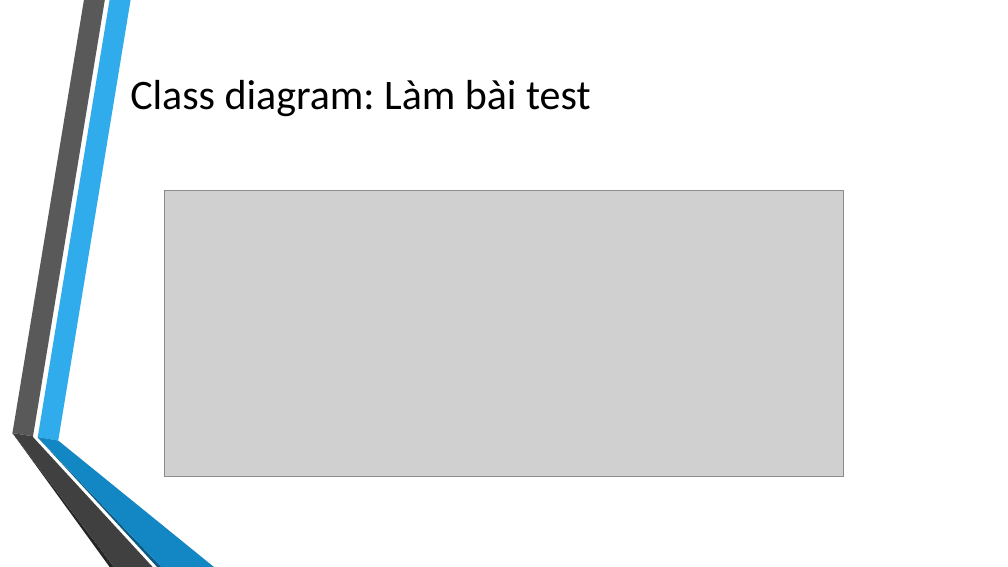
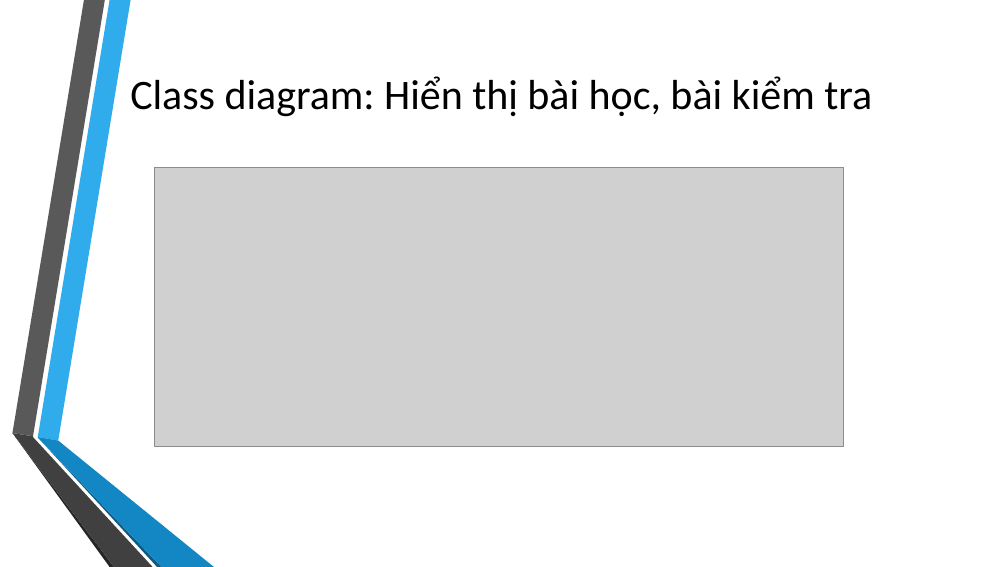
Before and after one commit to takiet60/SoftwareEngineering, a slide deck: slide 27 of CNPM.pptx (slide 23 before the commit). Drawn at 1008x567 pixels with LibreOffice and Linux fonts; fonts in the diff are those of the drawing; grey boxes stand for pictures; background and template pictures are left out. Boxes give left, top, right and bottom in pixels: in the first picture for what was removed or moved away, otherwise in the second. Text is boxed around its words. In the diff, an @@ line names an element or a change of style, - is before the commit and + after.

```diff
--- a/CNPM.pptx
+++ b/CNPM.pptx
@@ title at [130, 76, 872, 117]: text changed @@
-Class diagram: Làm bài test
+Class diagram: Hiển thị bài học, bài kiểm tra
@@ picture: place and size @@
-picture at [164, 191, 844, 476]
+picture at [155, 168, 844, 446]
```
Also in this commit, not shown: 4 other slides changed, 4 slides added, 1 other file.
